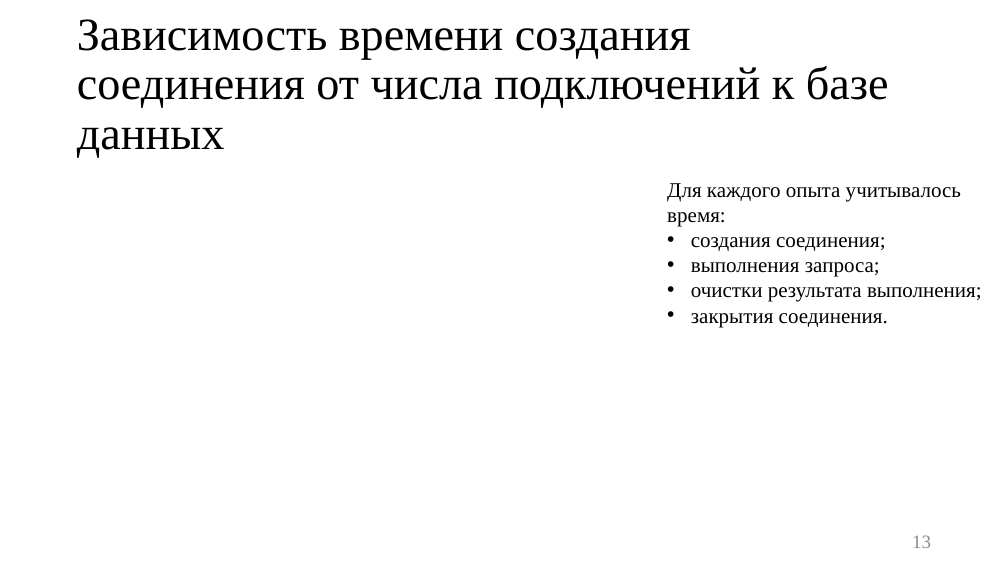
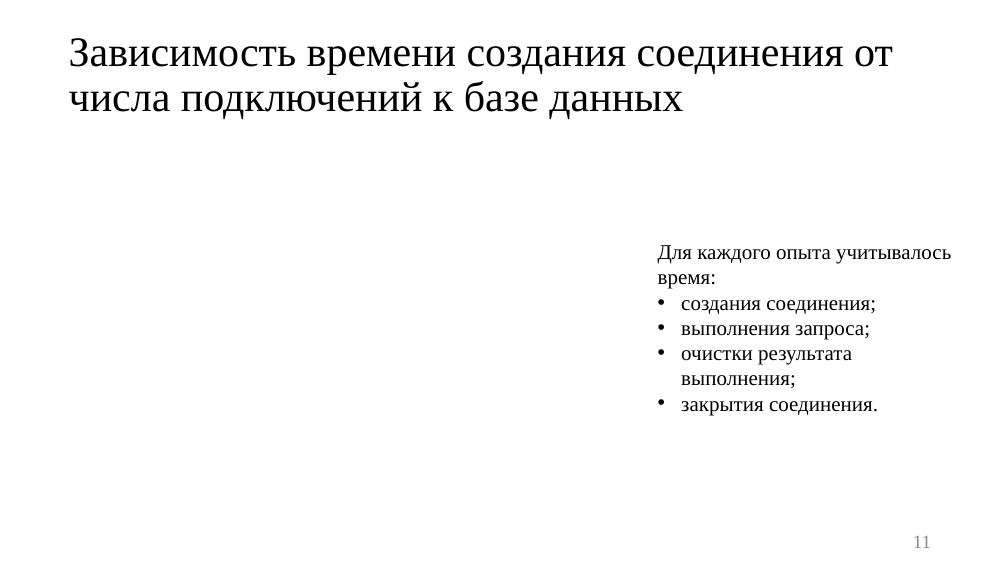
Before and after one commit to platosha-git/Diplom-theory, a slide deck: slide 11 of Презентация.pptx (slide 13 before the commit). Drawn at 1008x567 pixels with LibreOffice and Linux fonts; fonts in the diff are those of the drawing. Boxes give left, top, right and bottom in pixels: in the first picture for what was removed or moved away, otherwise in the second. Text is boxed around its words. In the diff, an @@ line names an element or a change of style, - is before the commit and + after.

```diff
--- a/Презентация.pptx
+++ b/Презентация.pptx
@@ title "Зависимость времени создания соединения от ..." moved from (x1=77, y1=19, x2=889, y2=158) to (x1=69, y1=38, x2=893, y2=119) @@
@@ title "Зависимость времени создания соединения от ..." at (x1=69, y1=38, x2=893, y2=119): size 44 to 40 pt @@
@@ text "Для каждого опыта учитывалось время:" rewrapped from (x1=667, y1=183, x2=982, y2=327) to (x1=658, y1=245, x2=951, y2=415) @@
@@ page number at (x1=913, y1=536, x2=931, y2=548): text changed @@
-13
+11
```
Also in this commit, not shown: 8 other slides changed, 2 slides removed, 6 other files.
